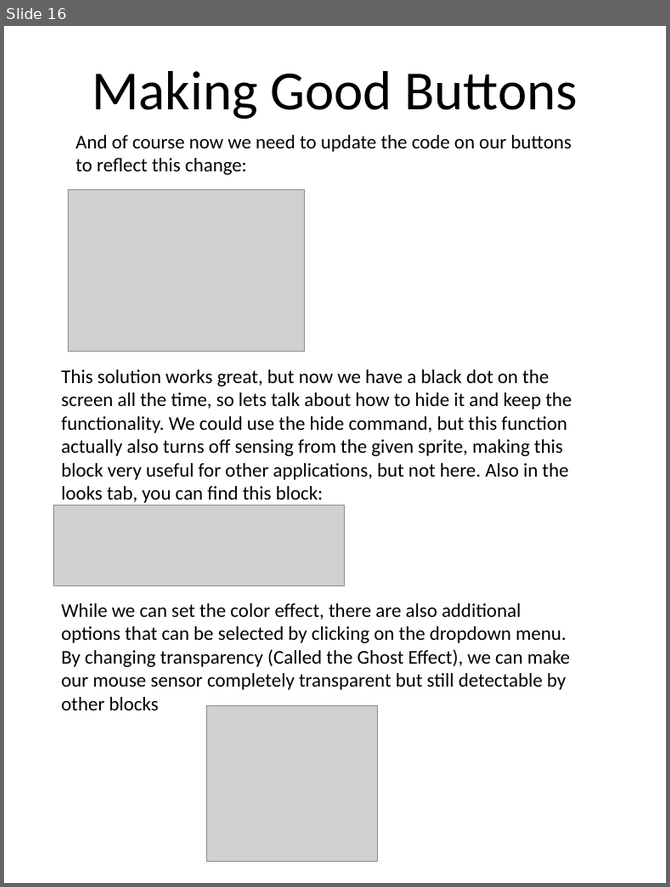
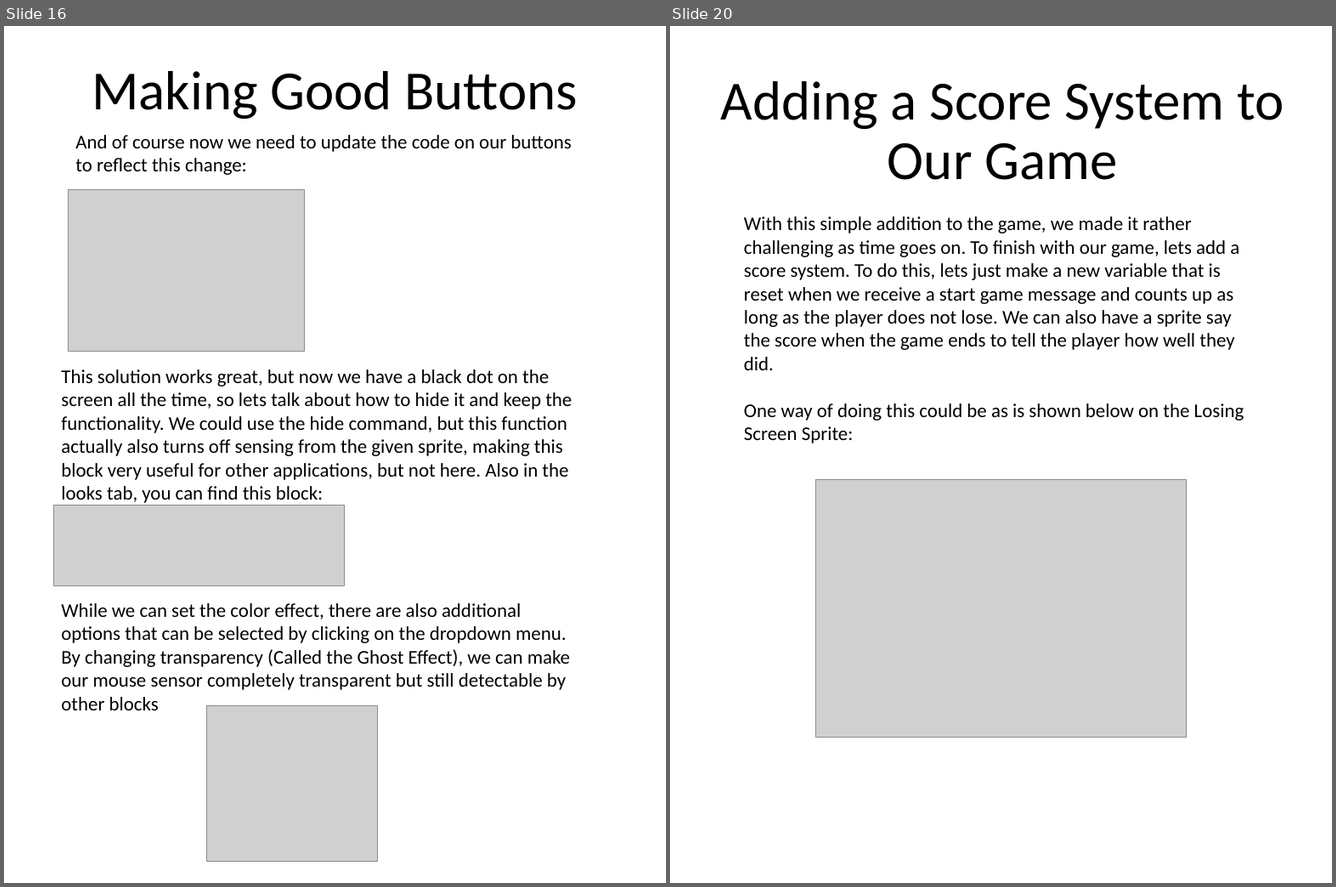
Before and after one commit to tommyrohmann/Coding-Club, a slide deck: Meeting Notes/Powerpoints they are the same as the pdfs/Coding Club Meeting 2.pptx. Shown side by side, each under a label of ours: slide 16 before the commit, slides 16 and 20 after it; the slides between them are not shown. The pictures are 670x887 and 1336x887 pixels, drawn with LibreOffice and Linux fonts; fonts in the diff are those of the drawing; grey boxes stand for pictures. Boxes give left, top, right and bottom in pixels: in the first picture for what was removed or moved away, otherwise in the second. Text is boxed around its words. In the diff, an @@ line names an element or a change of style, - is before the commit and + after.

```diff
--- a/Meeting Notes/Powerpoints they are the same as the pdfs/Coding Club Meeting 2.pptx
+++ b/Meeting Notes/Powerpoints they are the same as the pdfs/Coding Club Meeting 2.pptx
@@ slide 20 added at <box>670,26,1332,883</box>, background #FFFFFF @@
@@ title added at <box>721,81,1284,180</box>, 51 pt, text #000000 @@
+Adding a Score System to Our Game
@@ text added at <box>744,216,1245,443</box>, 18 pt, text #000000 @@
+With this simple addition to the game, we made it rather challenging as time goes on. To finish with our game, lets add a score system. To do this, lets just make a new variable that is reset when we receive a start game message and counts up as long as the player does not lose. We can also have a sprite say the score when the game ends to tell the player how well they did.
+One way of doing this could be as is shown below on the Losing Screen Sprite:
@@ picture added at <box>815,479,1187,737</box> @@
```
Also in this commit, not shown: 5 slides changed, 9 other slides added, 2 other files.
